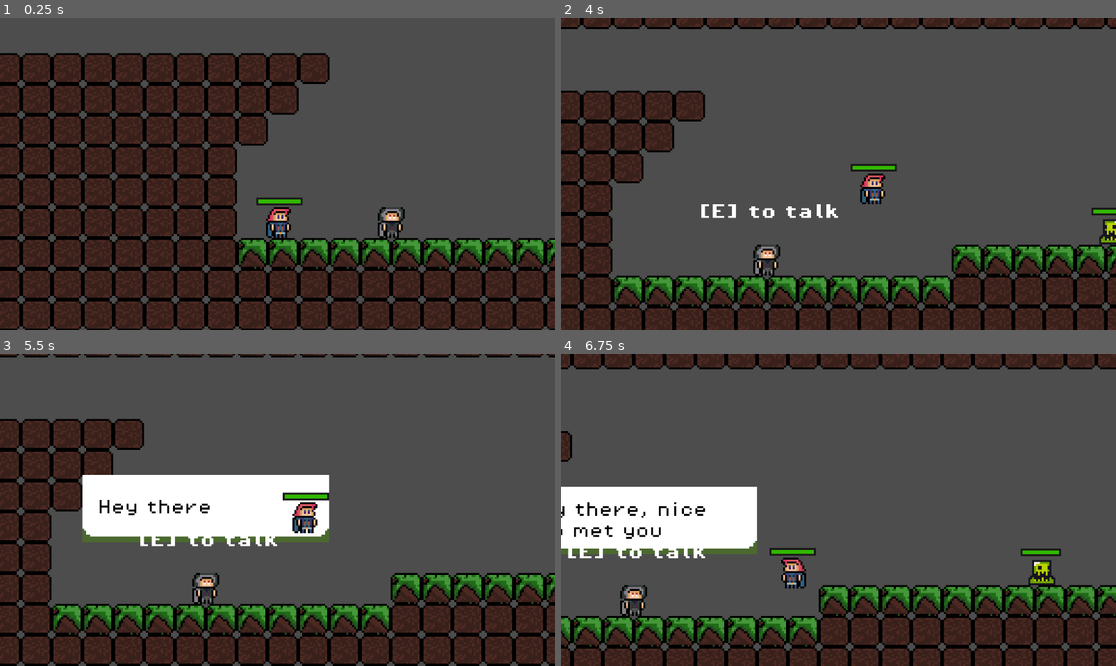
Above: before the commit, frames 1-4 (two rows, left to right).
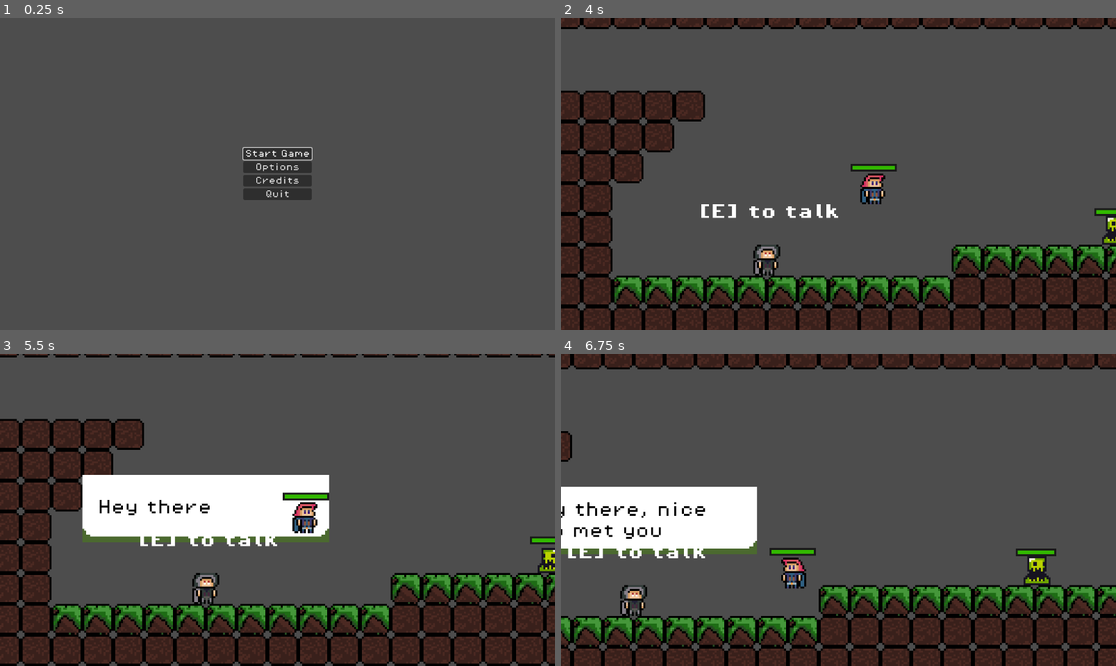
Above: after the commit, the same moments.

Repository: eoBattisti/agnosia
Game: Godot game, scene res://scenes/menu/main_menu.tscn
Same seed, same stepped clock (60 frames per second), same inputs: the game is played once before the commit and once after it. Before the commit the project starts from res://scenes/game.tscn.
Inputs (mouse positions are in pixels of both pictures, inside the frame that each line leads up to):
- Up to frame 1 (0.25 s): no input
- Up to frame 2 (4 s): click (838, 167) at 0.5 s, where only the run after the commit has a clickable "Options"; click (838, 180) at 1.25 s, where only the run after the commit has a clickable "Credits"; click (838, 155) at 2 s, where only the run after the commit has a clickable "Start Game"; hold K (advance_dialog) 2.78-3.53 s; hold D (move_right) from 2.78 s (still down); tap W (jump) at 3.02, 3.77 s; tap J (attack) at 3.6 s
- Up to frame 3 (5.5 s): release D (move_right) at 4.28 s; hold A (move_left) 4.28-5.03 s; tap Shift (dash) at 4.35 s; hold D (move_right) from 5.03 s (still down); tap K (advance_dialog) at 5.1 s; tap W (jump) at 5.27 s
- Up to frame 4 (6.75 s): tap J (attack) at 5.85 s; tap W (jump) at 6.02 s; release D (move_right) at 6.53 s; hold A (move_left) from 6.53 s (still down); tap Shift (dash) at 6.6 s

The runs differ from the first frame. In frame 1, 58% of the frame differs, in the area x 0-100%, y 11-100%; in frame 2, 0.2%; in frame 3, 0.3%; in frame 4, 0.4%.

Commit message:
partial: add main menu

Diff:
--- a/project.godot
+++ b/project.godot
@@ -11,7 +11,7 @@
 [application]
 
 config/name="Agnosia"
-run/main_scene="res://scenes/game.tscn"
+run/main_scene="res://scenes/menu/main_menu.tscn"
 config/features=PackedStringArray("4.2", "GL Compatibility")
 boot_splash/bg_color=Color(0.141176, 0.141176, 0.141176, 1)
 config/icon="res://icon.svg"
--- /dev/null
+++ b/scenes/menu/main_menu.tscn
@@ -0,0 +1,62 @@
+[gd_scene load_steps=3 format=3 uid="uid://d2pwf4o2x6444"]
+
+[ext_resource type="FontFile" uid="uid://cub7kl652afbr" path="res://assets/fonts/PixelOperator8.ttf" id="1_448gt"]
+[ext_resource type="Script" path="res://scripts/menus/main_menu.gd" id="1_vd7qx"]
+
+[node name="MainMenu" type="Control"]
+layout_mode = 3
+anchors_preset = 15
+anchor_right = 1.0
+anchor_bottom = 1.0
+grow_horizontal = 2
+grow_vertical = 2
+script = ExtResource("1_vd7qx")
+
+[node name="VBoxContainer" type="VBoxContainer" parent="."]
+layout_mode = 1
+anchors_preset = 8
+anchor_left = 0.5
+anchor_top = 0.5
+anchor_right = 0.5
+anchor_bottom = 0.5
+offset_left = -71.0
+offset_top = -54.0
+offset_right = 71.0
+offset_bottom = 54.0
+grow_horizontal = 2
+grow_vertical = 2
+
+[node name="StartButton" type="Button" parent="VBoxContainer"]
+layout_mode = 2
+focus_neighbor_top = NodePath("../QuitButton")
+focus_neighbor_bottom = NodePath("../OptionsButton")
+theme_override_fonts/font = ExtResource("1_448gt")
+theme_override_font_sizes/font_size = 16
+text = "Start Game"
+
+[node name="OptionsButton" type="Button" parent="VBoxContainer"]
+layout_mode = 2
+focus_neighbor_top = NodePath("../StartButton")
+focus_neighbor_bottom = NodePath("../CreditsButton")
+theme_override_fonts/font = ExtResource("1_448gt")
+theme_override_font_sizes/font_size = 16
+text = "Options"
+
+[node name="CreditsButton" type="Button" parent="VBoxContainer"]
+layout_mode = 2
+focus_neighbor_top = NodePath("../OptionsButton")
+focus_neighbor_bottom = NodePath("../QuitButton")
+theme_override_fonts/font = ExtResource("1_448gt")
+theme_override_font_sizes/font_size = 16
+text = "Credits"
+
+[node name="QuitButton" type="Button" parent="VBoxContainer"]
+layout_mode = 2
+focus_neighbor_top = NodePath("../CreditsButton")
+focus_neighbor_bottom = NodePath("../StartButton")
+theme_override_fonts/font = ExtResource("1_448gt")
+theme_override_font_sizes/font_size = 16
+text = "Quit"
+
+[connection signal="pressed" from="VBoxContainer/StartButton" to="." method="_on_start_button_pressed"]
+[connection signal="pressed" from="VBoxContainer/QuitButton" to="." method="_on_quit_button_pressed"]
--- /dev/null
+++ b/scripts/menus/main_menu.gd
@@ -0,0 +1,13 @@
+extends Control
+
+@onready var start_button = $VBoxContainer/StartButton
+
+func _ready():
+	start_button.grab_focus()
+
+
+func _on_start_button_pressed():
+	get_tree().change_scene_to_packed(preload("res://scenes/game.tscn"))
+
+func _on_quit_button_pressed():
+	get_tree().quit()
